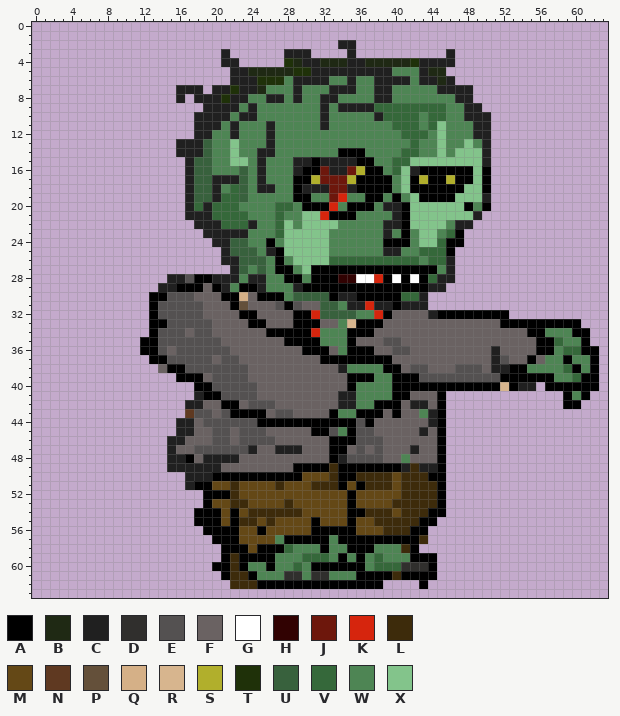
Two states of a pixel-art sprite, agam/assets/zb1-3.png. That is the earlier state.
The file is 64x64 pixels.
Palette (. is transparent): A #000000  B #1f2914  C #202020  D #302f2d  E #545151  F #6a6262  G #ffffff  H #310202  J #6d170c  K #d6250d  L #3d2b0b  M #644816  N #5f3921  P #64503a  Q #d5b087  R #d7b58e  S #b1af2c  T #1f3109  U #38613d  V #35683a  W #4e8554  X #83c48b
Pixels before (only the part around the change), first column x 19:
 7 .CCTCCBWWWCWWWCCCWWCCWWWWWCCCC............
 8 CCTCCWWCCWCWWCCWWWWCCWWWWWWWCC............
 9 CCCCWCWWWWWWWCWCCCCVVVVVVVVWWCC...........
10 CCCWCCWWWWWWWCWWWWWCVVVVWVVWWCCC..........
11 CCWCWWWCWWWWWCWWWWWWWVVVWVXWWWCC..........
12 CWWCWWWCWWWWWWWWWWWWWWVVVWXWWWCC..........
13 UWWXWWWCWWWWWWWWWWWWWWWVWWXWWXWC..........
14 UWWXWWCCWWWWWWWAAAWWWWVVWWXWXXXC..........
15 UWWXXWCWWWCCACCCCAAWWVVXXXXXXXXC..........
16 UWWWUWCWWWCAAJCCJSAAWVXCAAAAAAXA..........
17 UCCCUWCWWWAASJJJSAAAAWXASAASAAXA..........
18 UCWVUWCCWWACCCJJCAAAAWXAAAAAAXXA..........
19 UCVVUWWWWWAAWWJKWWAAWAWXAAAAXXXC..........
20 CVVVWWWWVVWAAAKWAAAWCCAXXXXXXAWA..........
21 CVVVVWWWVWWXXKAAAWWWWCAXXXXXXXC...........
22 CCVVVCWWVXWXXXXWWWWWCCAXXXXWCC............
23 CCCCCWWWVXXXXXWWWWWWCWAWXXWVA.............
24 .CCUUWWAWXXXXXWWWWWWAAAWXXVAA.............
25 ..CUUUWCAXXXXXWWWWWWCCWWVVVA..............
26 ..CCUUUWAWXXXXVVVVVVVVVVWVVC..............
27 ...CUWUWAAWXAAAAAAAAAAAAAAWC..............
28 ACCCWCCWWAAWAAAHHGGKAGAGAVCC..............
29 FACWAACWWWCAAAAAAAAAAAAAACC...............
30 FFAAQFAAAWUUUUACCAAAAAVVC.................
31 FFFAPFFFEAEFFUUWCCKCCACCC.................
32 FFFFAAFFFFAAKUUUUWWKAFFFFCAAAAAAAA........
33 EFFFFAAFFFAAAFFWRAAAFFFFFFFFFFFFFAAAAAAAAA
34 EFFFFFFAAAAAKWWWAAAFFFFFFFFFFFFFFFFFAAWWWA
35 EEFFFFFFFAAAAWWWAFFFEEFFFFFFFFFFFFFFFAAVWW
36 EEEFFFFFFFFAAAFWAAAFFEEFFFFFFFFFCFFFFAAWVV
37 EFEEFFFFFFFFFAAAAAAAAFFFFFFFFFFFCEFFAFWWAW
38 EEEEEFFFFFFFFFFCWWWWAAFEEFFFEEEFCCAAWWWWVA
39 FEEEEFFFFFFFFFFFAAAWWAAAEEEEEEEEEAAAAAAWWV
40 AEEEEEFFFFFFFFFFAWWWWAAAAAAAAAAAARACC.AAAA
41 AAEEEEFFFFFFFFFCCWWWWAAFFFA.............AW
42 FFAAFEEEFFFFFFFCCWWAAAFCCFA.............AA
Once edited:
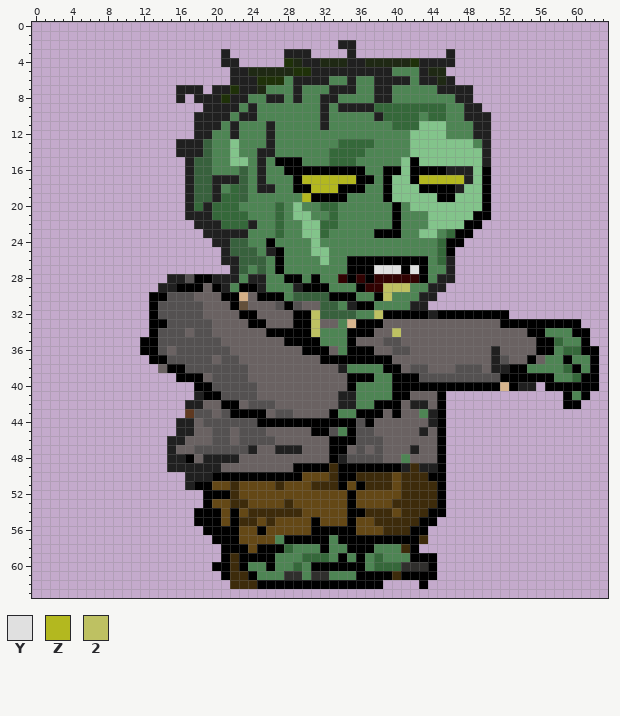
Colours new in this view: Y #e0e0e0  Z #b3b81f  2 #bec162
From old to new:
y 11: x 43..44 WV -> XX
y 12: x 41..44 VVVW -> WXXX
y 13: x 34..37 WWWW -> VVVV; x 42..44 VWW -> XXX; x 46..47 WW -> XX
y 14: x 33..36 WAAA -> VVVV; x 41..44 VVWW -> WXXX; x 46 W -> X
y 15: x 27..37 WWCCACCCCAA -> AAAWWWVVVWW; x 40..42 VVX -> WXA
y 16: x 28..29 WC -> AA; x 32..40 JCCJSAAWV -> AAAAAWWAA; x 42 C -> A; x 46..48 AAA -> CCC
y 17: x 30..35 ASJJJS -> ZZZZZZ; x 38 A -> W; x 40 W -> X; x 43..48 SAASAA -> ZZZZZC
y 18: x 30..35 CCCJJC -> AZZZAA; x 37..38 AA -> WW; x 40 W -> X; x 42 A -> X; x 47 A -> C
y 19: x 29..34 AAWWJK -> WZAAAA; x 37..41 AAWAW -> WWAXX; x 43..44 AA -> XX; x 50 C -> A
y 20: x 28..33 VWAAAK -> WXWWVV; x 35..37 AAA -> WWW; x 39..41 CCA -> WAW; x 48..49 AW -> XX
y 21: x 29 W -> X; x 31..35 XKAAA -> WWVWW; x 40..43 CAXX -> AWWW; x 49..50 C. -> AA
y 22: x 28 X -> W; x 32..33 XX -> VV; x 39..43 CCAXX -> WAWWW; x 46..49 WCC. -> XXAA
y 23: x 28..29 XX -> WW; x 32 X -> V; x 38..41 WCWA -> AAAW; x 48 . -> A
y 24: x 28..30 XXX -> WWW; x 32 X -> W; x 39..41 AAA -> WWW; x 43..44 XX -> WW
y 25: x 28..30 XXX -> WWW; x 39..40 CC -> WW; x 43..44 VV -> WW
y 26: x 29..31 XXX -> WWW; x 33..44 VVVVVVVVVVWV -> WWAAAAAAAAAW
y 27: x 28 A -> W; x 30..34 XAAAA -> WWWWW; x 38..40 AAA -> YYY; x 42 A -> Y; x 44 A -> W
y 28: x 32..33 AA -> WW; x 35..42 HGGKAGAG -> AHAHHHHH; x 44 V -> W
y 29: x 33..35 AAA -> WWW; x 37..43 AAAAAAA -> HH222WW
y 30: x 34..37 CCAA -> AAWW; x 39..42 AAVV -> 2WWW; x 44 . -> C
y 31: x 36..41 CKCCAC -> AAWWWW
y 32: x 31 K -> 2; x 38 K -> 2; x 40..43 FFFF -> AAAA
y 33: x 31 A -> 2
y 34: x 31 K -> 2; x 40 F -> 2
Pixel boxes of the changes (left, top, right, bottom) in both pictures:
changed: (275, 121, 491, 337)
